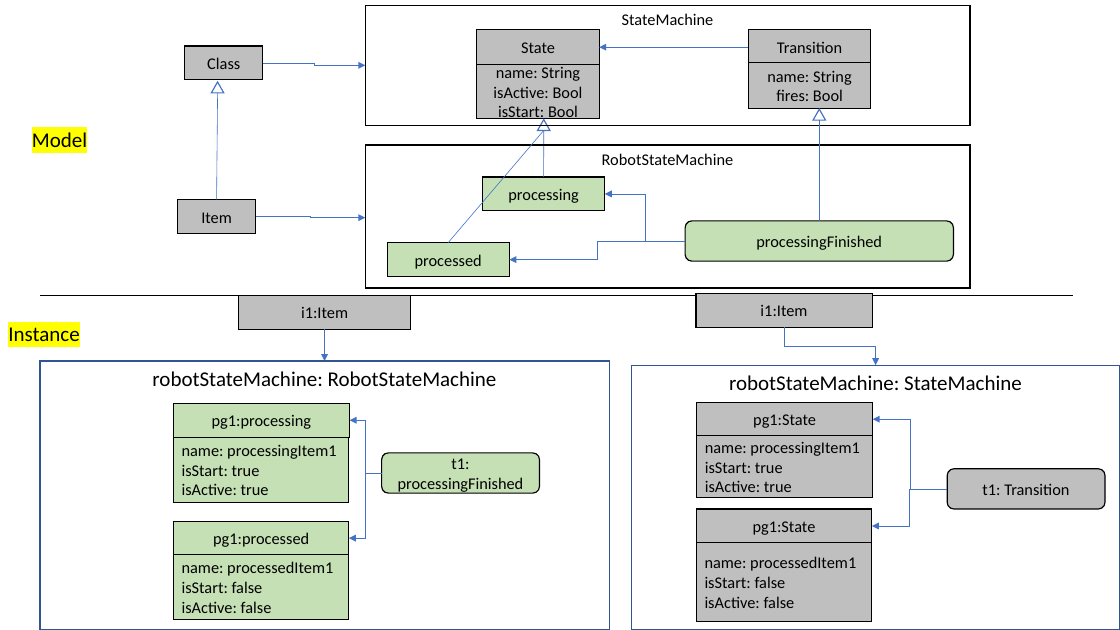
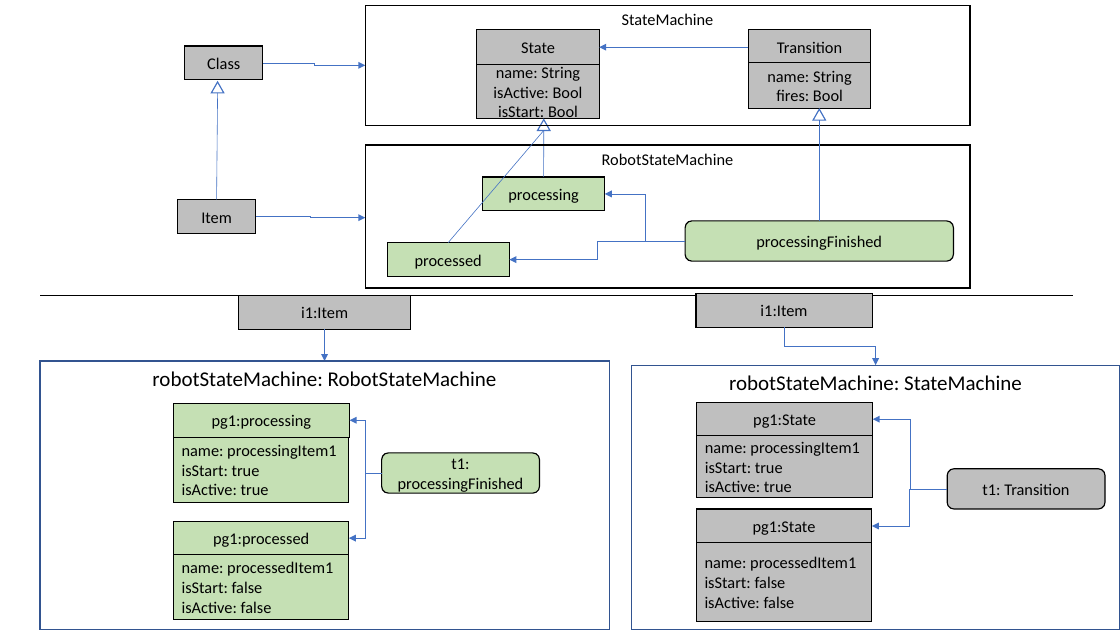
Before and after one commit to cdl-mint/at-journal, a slide deck: slide 11 of figures/2022_AT_Figures.pptx. Drawn at 1120x630 pixels with LibreOffice and Linux fonts; fonts in the diff are those of the drawing. Boxes give left, top, right and bottom in pixels: in the first picture for what was removed or moved away, otherwise in the second. Text is boxed around its words. In the diff, an @@ line names an element or a change of style, - is before the commit and + after.

```diff
--- a/figures/2022_AT_Figures.pptx
+++ b/figures/2022_AT_Figures.pptx
@@ text removed at bbox=[32, 132, 87, 147] @@
-Model
@@ text removed at bbox=[8, 327, 79, 348] @@
-Instance
```
Also in this commit, not shown: 5 other slides changed, 7 other files.
